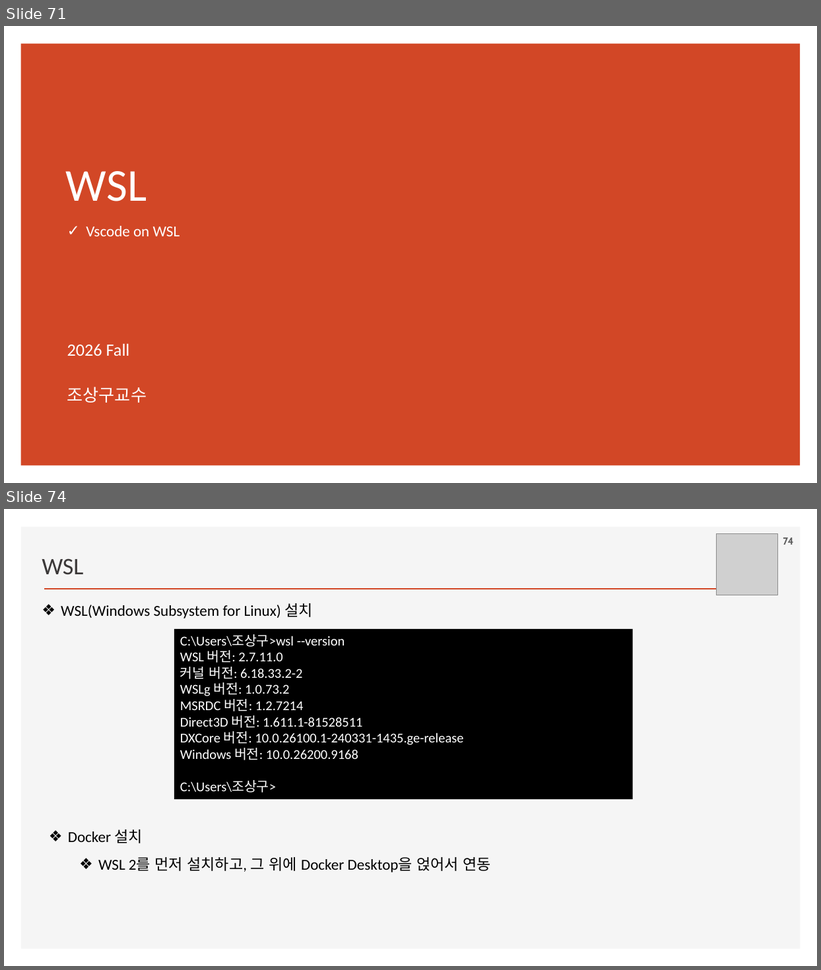
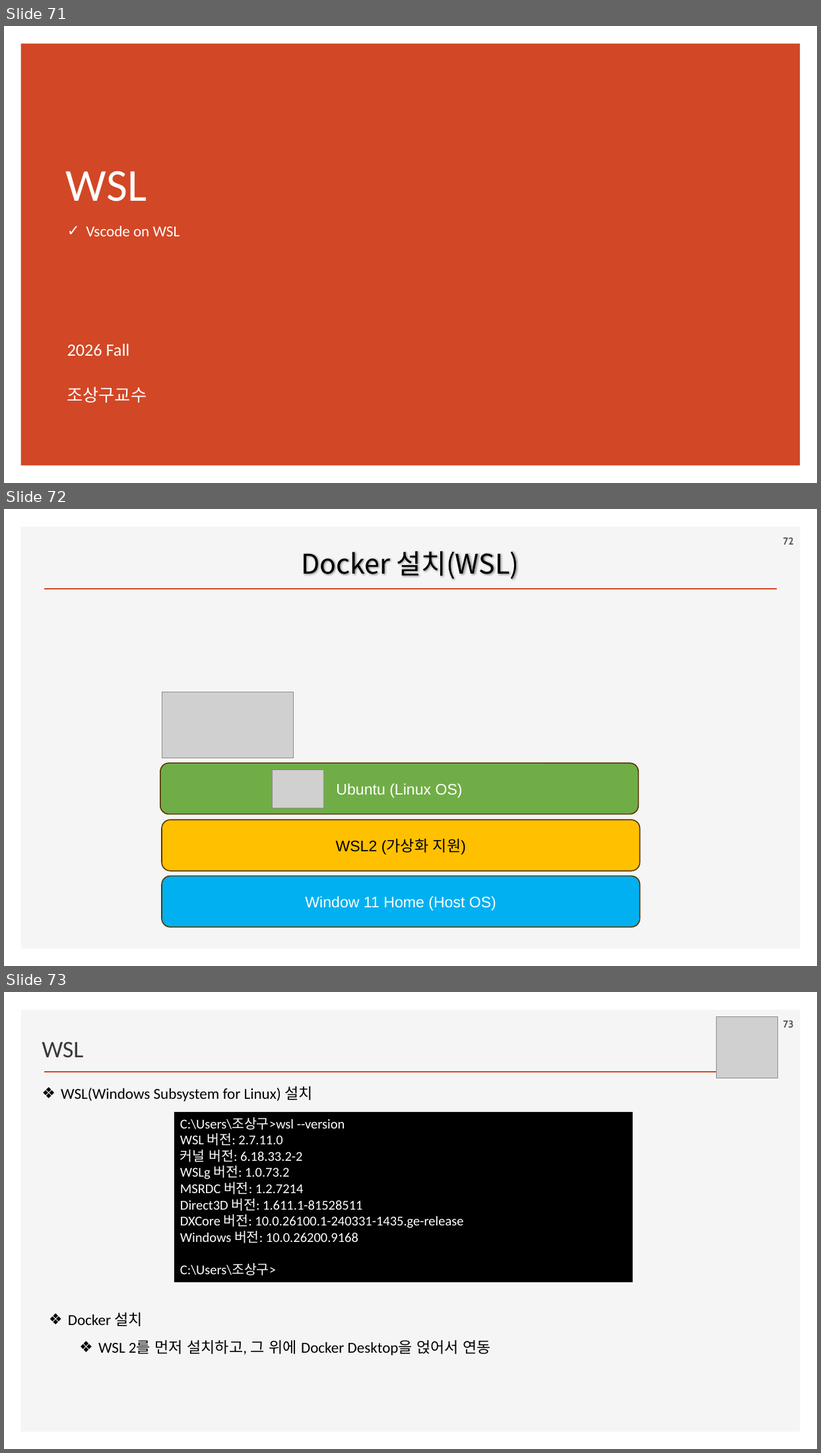
Before and after one commit to ancestor9/2026_Fall_AI-Workflow, a slide deck: PPTs/00_App Deployment.pptx. Shown one above the other, each under a label of ours: slides 71 and 74 before the commit, slides 71, 72 and 73 after it; the slides between them are not shown. The pictures are 821x970 and 821x1453 pixels, drawn with LibreOffice and Linux fonts; fonts in the diff are those of the drawing; grey boxes stand for pictures; background and template pictures are left out. Boxes give left, top, right and bottom in pixels: in the first picture for what was removed or moved away, otherwise in the second. Text is boxed around its words. In the diff, an @@ line names an element or a change of style, - is before the commit and + after.

```diff
--- a/PPTs/00_App Deployment.pptx
+++ b/PPTs/00_App Deployment.pptx
@@ slide 72 added at [4,509,817,966], background #FFFFFF; not listed: 2 template elements that a slide beside it also shows @@
@@ page number added at [783,537,794,545], 12 pt, text #595959, bold @@
+72
@@ title added at [301,551,519,580], 32 pt, text #000000 @@
+Docker 설치(WSL)
@@ picture added at [162,692,294,758] @@
@@ rounded rectangle added at [160,763,638,815], fill #70AD47, outline #563705 1.25 pt, 18 pt, text #FFFFFF @@
+Ubuntu (Linux OS)
@@ picture added at [273,770,323,808] @@
@@ rounded rectangle added at [162,820,640,871], fill #FFC000, outline #563705 1.25 pt, 18 pt, text #000000 @@
+WSL2 (가상화 지원)
@@ rounded rectangle added at [162,876,640,927], fill #00B0F0, outline #563705 1.25 pt, 18 pt, text #FFFFFF @@
+Window 11 Home (Host OS)
@@ what was slide 74 is now slide 73 @@
@@ page number at [783,1020,794,1028]: text changed @@
-74
+73
```
Also in this commit, not shown: 4 other slides added.
